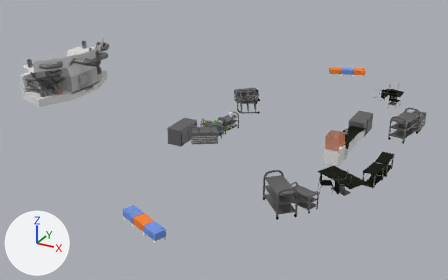
Renders of the FBX model Assets/Models/MapObject/Robo_room_place.fbx from each side of a commit.
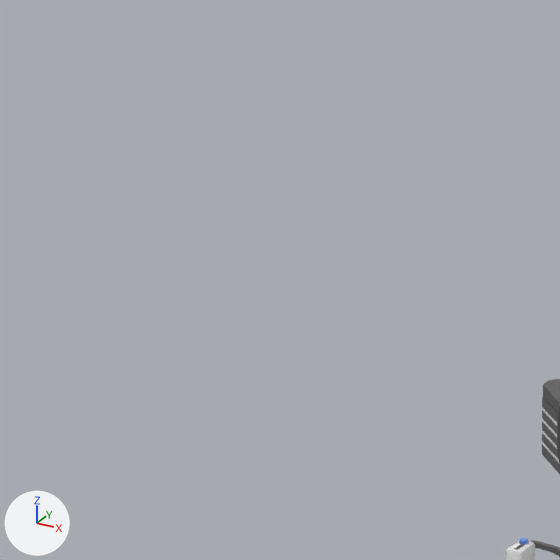
The first picture shows the older version from a 50 mm camera at (59.7, -41.2, 19.0) aimed at (37.3, -0.3, -1.4). The close-ups show both versions on the part from 36% to 53% of the width and 13% to 41% of the height of that picture; other places that the commit changed are outside them. Arrows for +X, +Y and +Z are at lower left; the lights stay in place. Where no turn or scale is listed for an object, it has been applied to the vertices.

In view in the first close-up: '保管庫.002'.
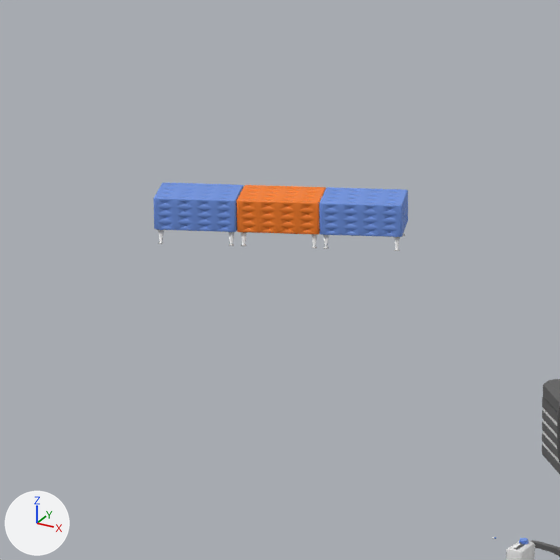
The change in detail:
Mesh me_yawarakatable_001 is new.
It has 3145 vertices, 3093 faces and spans x 27.314..28.66, y 10.592..11.733, z -0.002..0.655.
Faces by material slot: [36, 3057].
It uses material mat_白 (white #e7e7e7).
It uses material mat_オレンジ (orange #ff8224).
Mesh me_yawarakatable_002 is new.
It has 3145 vertices, 3093 faces and spans x 26.241..27.587, y 10.136..11.277, z -0.002..0.655.
Faces by material slot: [3057, 36].
It uses material mat_ブルー (blue #7197e7).
It uses material mat_白 (white #e7e7e7).
Mesh me_yawarakatable_005 is new.
It has 3145 vertices, 3093 faces and spans x 28.377..29.723, y 11.043..12.184, z -0.002..0.655.
Faces by material slot: [3057, 36].
It uses material mat_ブルー (blue #7197e7).
It uses material mat_白 (white #e7e7e7).
Object 'yawarakaTable.001' (ob_yawarakatable_001) is new; it shows me_yawarakatable_001.
Its location is (0.0, 0.0, 0.0).
Object 'yawarakaTable' (ob_yawarakatable) is new; it shows me_yawarakatable_002.
Its location is (0.0, 0.0, 0.0).
Object 'yawarakaTable.002' (ob_yawarakatable_002) is new; it shows me_yawarakatable_005.
Its location is (0.0, 0.0, 0.0).

Where the change shows, as pixel boxes [x1, y1, x2, y2] in the close-ups (560 x 560 px):
'yawarakaTable.002', added (blue)
    after: [319, 187, 408, 251]
    faces in mat_ブルー (blue #7197e7): [319, 187, 408, 237]
    faces in mat_白 (white #e7e7e7): [323, 233, 405, 251]
'yawarakaTable', added (blue)
    after: [153, 183, 243, 246]
    faces in mat_ブルー (blue #7197e7): [153, 183, 243, 232]
'yawarakaTable.001', added (orange)
    after: [237, 185, 326, 248]
    faces in mat_オレンジ (orange #ff8224): [237, 185, 326, 234]
